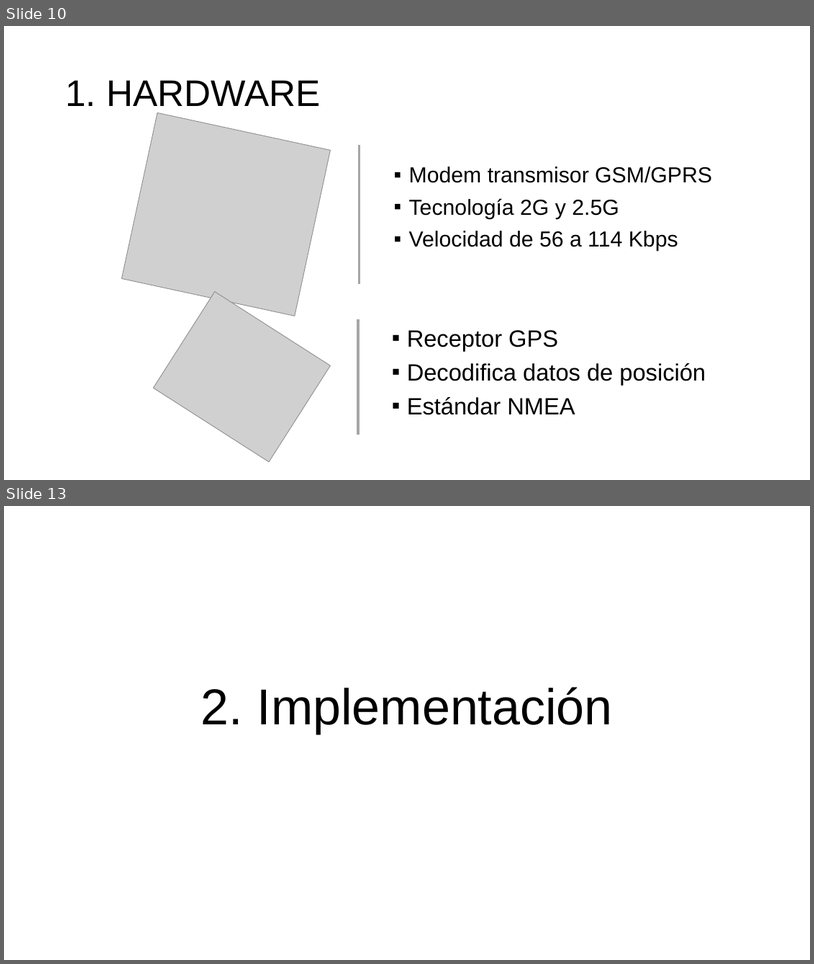
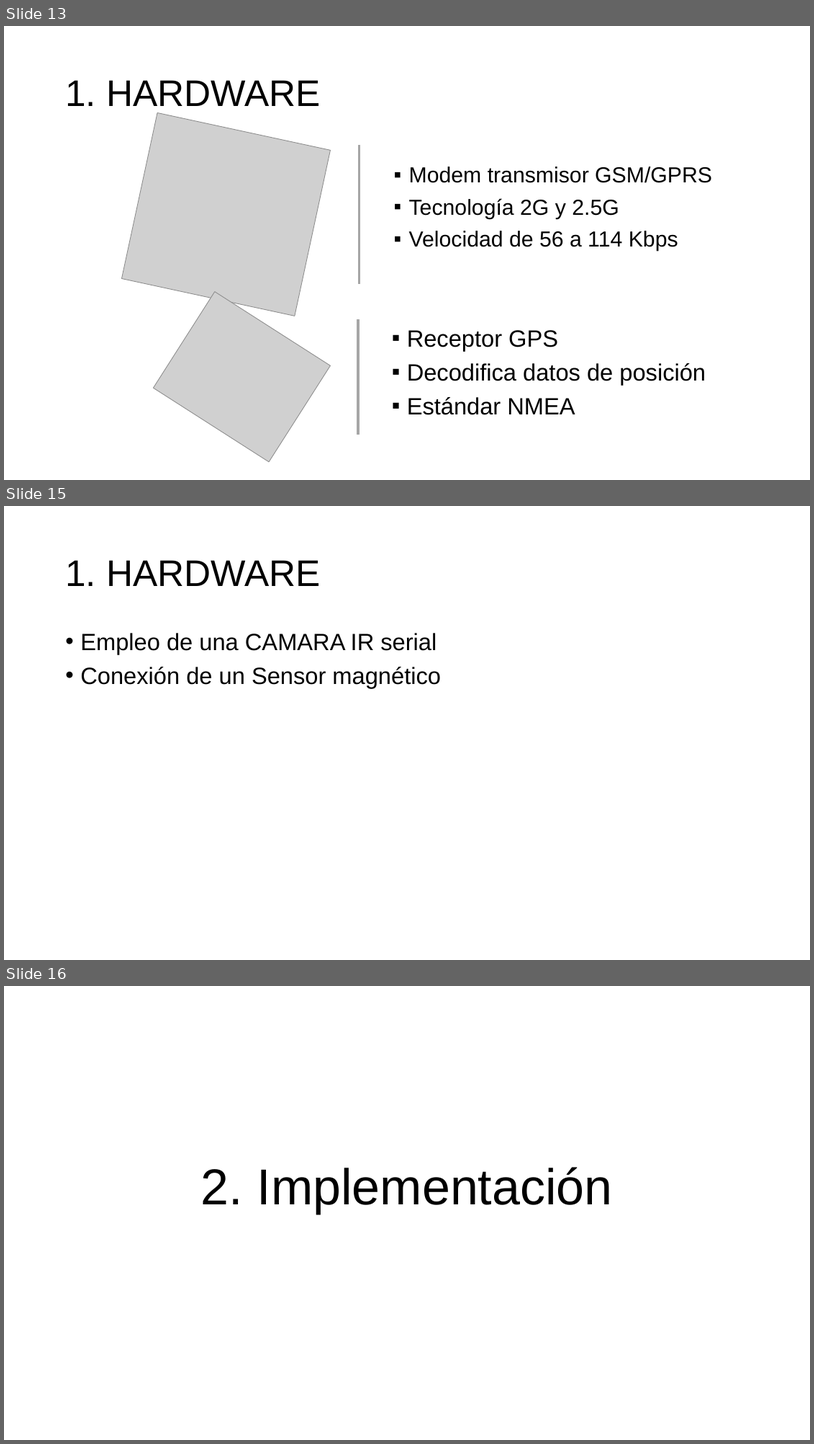
Before and after one commit to aludena18/Tesis, a slide deck: Telelocalización y Captura de Imágenes.pptx. Shown one above the other, each under a label of ours: slides 10 and 13 before the commit, slides 13, 15 and 16 after it; the slides between them are not shown. The pictures are 814x964 and 814x1444 pixels, drawn with LibreOffice and Linux fonts; fonts in the diff are those of the drawing; grey boxes stand for pictures. Boxes give left, top, right and bottom in pixels: in the first picture for what was removed or moved away, otherwise in the second. Text is boxed around its words. In the diff, an @@ line names an element or a change of style, - is before the commit and + after.

```diff
--- a/Telelocalización y Captura de Imágenes.pptx
+++ b/Telelocalización y Captura de Imágenes.pptx
@@ slide 15 added at bbox=[4, 506, 810, 960], background #FFFFFF @@
@@ title added at bbox=[65, 560, 320, 586], 44 pt, text #000000 @@
+1. HARDWARE
@@ text added at bbox=[80, 633, 441, 688], 28 pt, text #000000 @@
+• Empleo de una CAMARA IR serial
+• Conexión de un Sensor magnético
@@ what was slide 10 is now slide 13 @@
@@ what was slide 13 is now slide 16 @@
```
Also in this commit, not shown: 4 slides changed, 2 other slides added, 1 other file.
